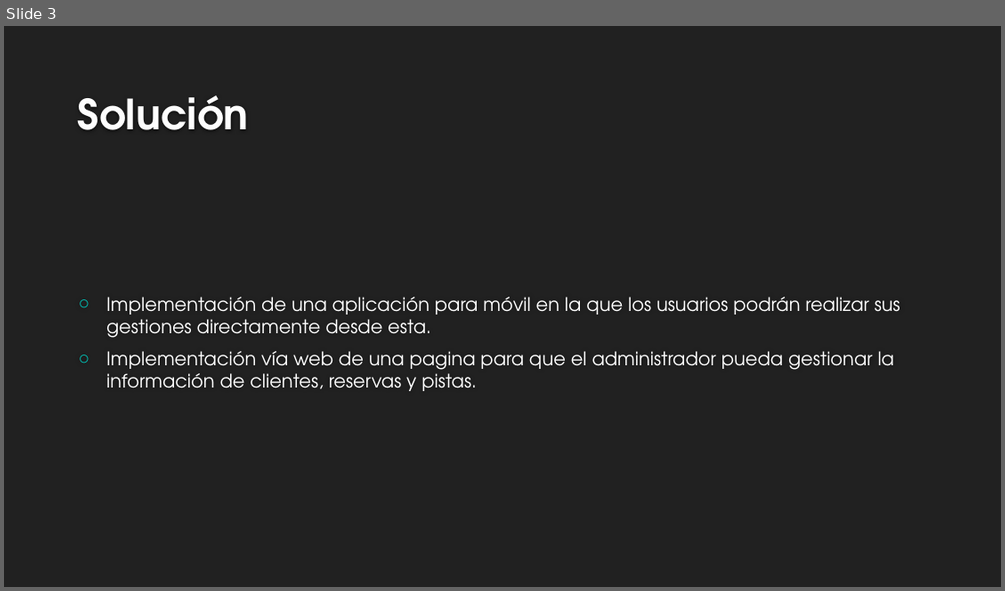
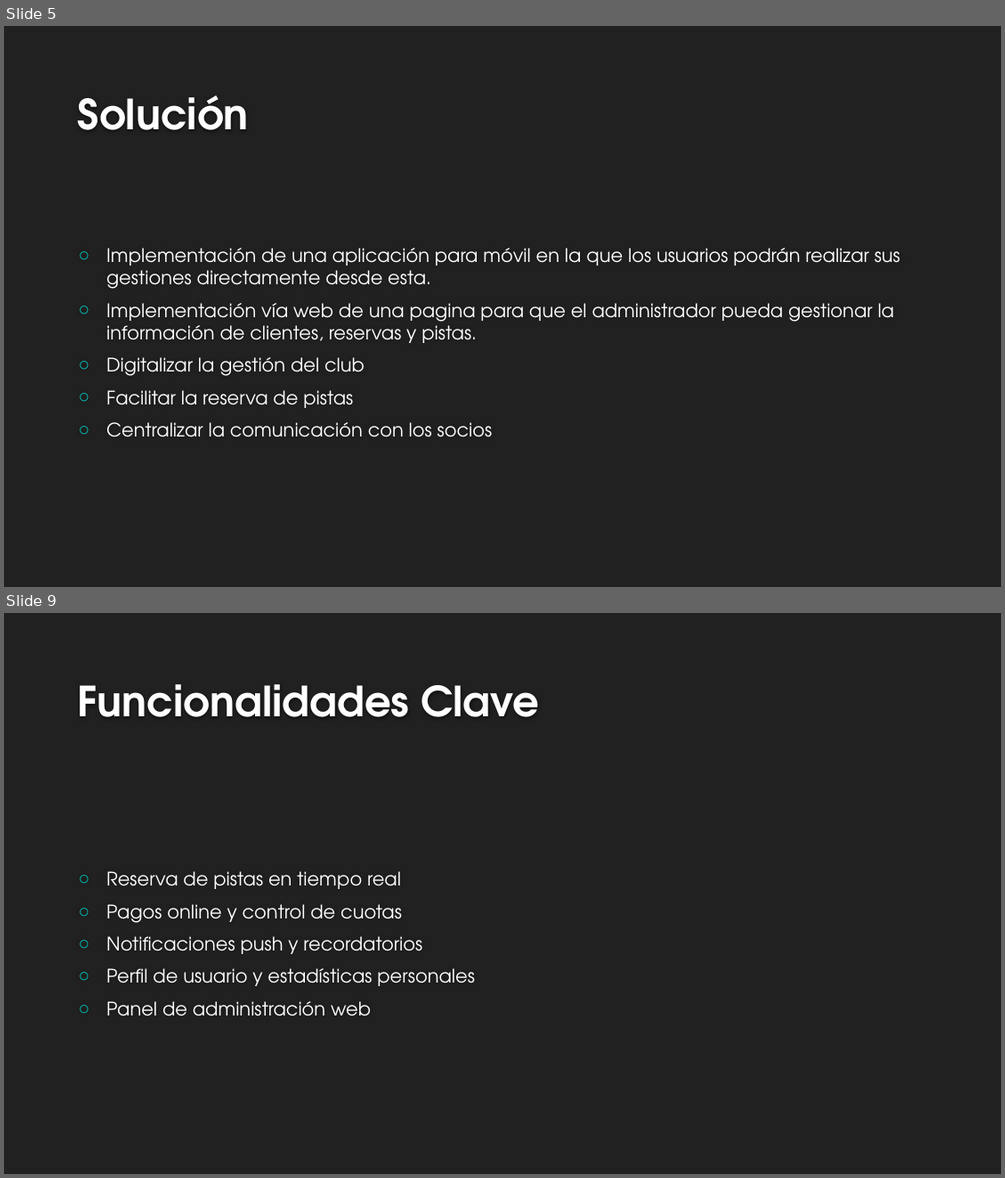
Before and after one commit to davidborja732/Curso_25-26_2, a slide deck: Proyecto Intermodular/Presentacion Ejecutiva/Presentación ejecutiva proyecto Inter modular.pptx. Shown one above the other, each under a label of ours: slide 3 before the commit, slides 5 and 9 after it; the slides between them are not shown. The pictures are 1005x591 and 1005x1178 pixels, drawn with LibreOffice and Linux fonts; fonts in the diff are those of the drawing; background and template pictures are left out. Boxes give left, top, right and bottom in pixels: in the first picture for what was removed or moved away, otherwise in the second. Text is boxed around its words. In the diff, an @@ line names an element or a change of style, - is before the commit and + after.

```diff
--- a/Proyecto Intermodular/Presentacion Ejecutiva/Presentación ejecutiva proyecto Inter modular.pptx
+++ b/Proyecto Intermodular/Presentacion Ejecutiva/Presentación ejecutiva proyecto Inter modular.pptx
@@ slide 9 added at (4, 613, 1001, 1174), background #212121 @@
@@ title added at (78, 684, 539, 717), 40 pt, text #FEFEFE, bold @@
+Funcionalidades Clave
@@ text added at (106, 871, 475, 1016), 18 pt, text #FFFFFF @@
+○ Reserva de pistas en tiempo real
+○ Pagos online y control de cuotas
+○ Notificaciones push y recordatorios
+○ Perfil de usuario y estadísticas personales
+○ Panel de administración web
@@ what was slide 3 is now slide 5 @@
@@ slide 5 changed as well @@
@@ text at (106, 357, 493, 437): paragraphs added @@
+○ Digitalizar la gestión del club
+○ Facilitar la reserva de pistas
+○ Centralizar la comunicación con los socios
```
Also in this commit, not shown: 2 other slides changed, 8 other slides added, 4 other files.
